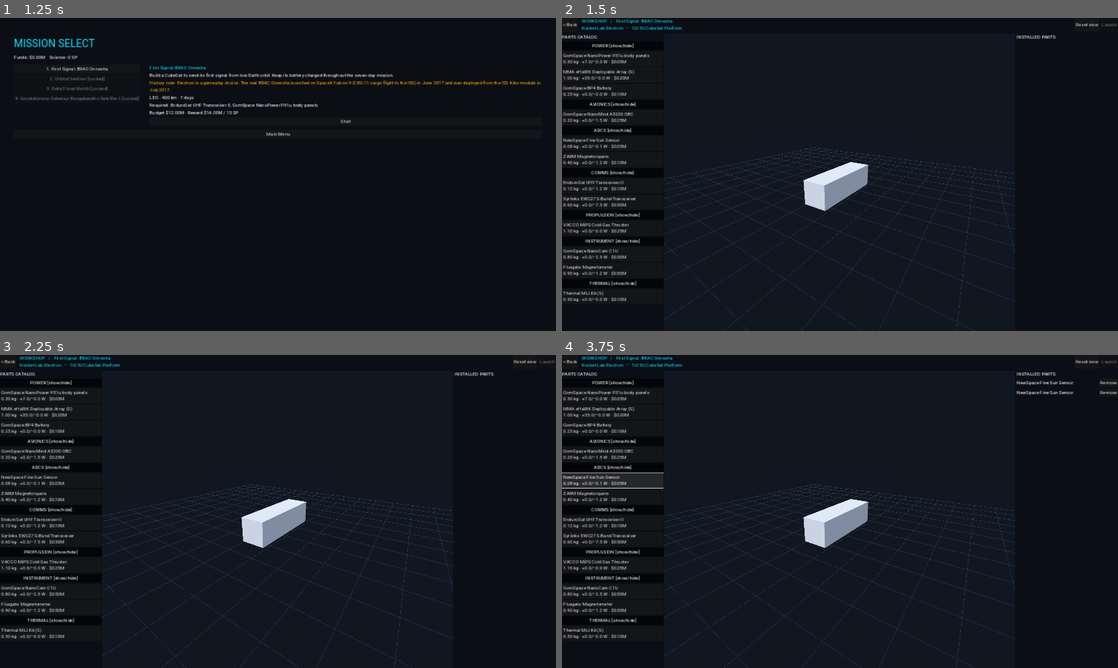
Above: before the commit, frames 1-4 (two rows, left to right).
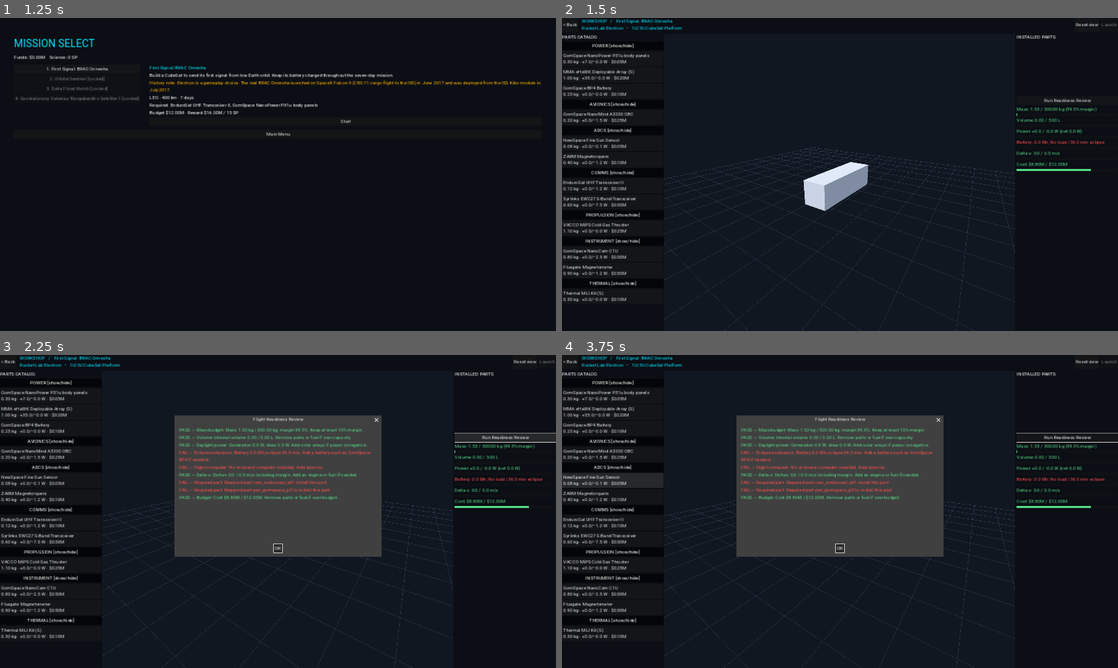
Above: after the commit, the same moments.

Repository: jahinhossain8573/spacebound
Game: Godot game, scene res://scenes/MainMenu.tscn
Two runs of this game, one before a commit and one after it. Both use one fixed random seed, a clock stepped at 60 frames per second and the inputs below.
Inputs (mouse positions are in pixels of both pictures, inside the frame that each line leads up to):
- Up to frame 1 (1.25 s): click "New Campaign" at 0.5 s
- Up to frame 2 (1.5 s): click "Start" at 1.25 s
- Up to frame 3 (2.25 s): click (505, 436) at 2 s, where only the run after the commit has a clickable "Run Readiness Review"
- Up to frame 4 (3.75 s): click "NewSpace Fine Sun Sensor 0.08…" at 2.75 s; click "NewSpace Fine Sun Sensor 0.08…" at 3.5 s

Frame 1 is identical in both runs. In frame 2, 0.7% of the frame differs, in the area x 81-98%, y 25-49%; in frame 3, 18%, in the area x 31-100%, y 19-65%; in frame 4, 18%.

Commit message:
Add workshop telemetry and readiness review

Diff:
--- /dev/null
+++ b/scenes/ui/ReadinessReport.tscn
@@ -0,0 +1,13 @@
+[gd_scene format=3]
+
+[node name="ReadinessReport" type="AcceptDialog"]
+title = "Flight Readiness Review"
+size = Vector2i(700, 600)
+
+[node name="Scroll" type="ScrollContainer" parent="."]
+layout_mode = 2
+horizontal_scroll_mode = 0
+
+[node name="Checks" type="VBoxContainer" parent="Scroll"]
+layout_mode = 2
+size_flags_horizontal = 3
--- /dev/null
+++ b/scripts/BuildStats.gd
@@ -0,0 +1,80 @@
+extends RefCounted
+
+func calculate_stats(build: Dictionary, mission: Dictionary) -> Dictionary:
+	var bus: Dictionary = build.get("bus", {})
+	var launcher: Dictionary = build.get("launcher", {})
+	var parts: Array = build.get("installed_components", [])
+	var fuel: float = maxf(0.0, float(build.get("propellant_mass_kg", 0.0)))
+	var dry: float = float(bus.get("dryMassKg", 0.0)) + fuel * FlightSim.TANK_MASS_RATIO
+	var volume := 0.0
+	var generation := 0.0
+	var draw := 0.0
+	var battery := 0.0
+	var cost: float = float(bus.get("costMillions", 0.0)) + float(launcher.get("costMillions", 0.0)) + fuel * FlightSim.PROPELLANT_COST_PER_KG_M
+	var engine: Dictionary = {}
+	for part: Dictionary in parts:
+		dry += float(part.get("massKg", 0.0))
+		cost += float(part.get("costMillions", 0.0))
+		if not part.get("isExternal", false): volume += float(part.get("volumeLiters", 0.0))
+		generation += float(part.get("powerGenWatts", 0.0))
+		draw += float(part.get("powerDrawWatts", 0.0))
+		battery += float(part.get("batteryWh", 0.0))
+		if part.get("thrustNewtons", 0.0) > 0.0: engine = part
+	var density: float = FlightSim.PROPELLANT_DENSITY_KG_L.get(engine.get("propellantType", ""), 0.0)
+	var fuel_valid := fuel <= 0.0 or density > 0.0
+	if fuel > 0.0 and density > 0.0: volume += fuel / density * (1.0 + FlightSim.ULLAGE_MARGIN)
+	var adapter: float = dry * FlightSim.ADAPTER_MASS_RATIO
+	var wet := dry + fuel + adapter
+	var target: String = mission.get("targetOrbit", "")
+	var capacity := 0.0
+	match target:
+		"LEO": capacity = launcher.get("capacityLeoKg", 0.0)
+		"SSO": capacity = launcher.get("capacityLeoKg", 0.0) * 0.7
+		"GEO", "GTO": capacity = launcher.get("capacityGtoKg", 0.0)
+		_: capacity = launcher.get("capacityTliKg", 0.0)
+	var eclipse_minutes := 0.0
+	if target in ["LEO", "SSO", "Lunar Flyby"]:
+		var radius: float = FlightSim.R_EARTH_KM + (250.0 if target == "Lunar Flyby" else float(mission.get("targetAltitudeKm", 0.0)))
+		eclipse_minutes = FlightSim.orbital_period_s(radius) * FlightSim.eclipse_fraction(radius) / 60.0
+	elif target in ["GEO", "GTO"]: eclipse_minutes = 72.0
+	var isp: float = float(engine.get("ispSeconds", 0.0))
+	var delta_v: float = FlightSim.calculate_delta_v(dry, dry + fuel, isp)
+	var required_burn: float = FlightSim.calculate_required_propellant(dry, 2600.0, isp) if isp > 0.0 else INF
+	var landing_mass: float = (dry + fuel) * exp(-2600.0 / (isp * FlightSim.G0)) if isp > 0.0 and fuel >= required_burn else dry
+	var twr: float = float(engine.get("thrustNewtons", 0.0)) / (landing_mass * FlightSim.G_MOON) if landing_mass > 0 else 0.0
+	return {"dry_mass_kg":dry, "wet_mass_kg":wet, "adapter_mass_kg":adapter, "launcher_capacity_kg":capacity, "mass_margin_pct":FlightSim.check_mass_margin(wet, capacity), "internal_volume_liters":volume, "volume_capacity_liters":float(bus.get("internalVolumeLiters", 0.0)), "generation_w":generation, "draw_w":draw, "net_power_w":generation-draw, "battery_wh":battery, "eclipse_minutes":eclipse_minutes, "endurance_minutes":battery / draw * 60.0 if draw > 0 else INF, "delta_v_mps":delta_v, "delta_v_target_mps":float(mission.get("requiredDeltaVMps", 0.0)) * 1.1, "cost_millions":cost, "budget_millions":float(mission.get("budgetCapMillions", 0.0)), "fuel_valid":fuel_valid, "landing_mass_kg":landing_mass, "landing_twr":twr, "landing_burn_possible":isp > 0.0 and fuel >= required_burn, "engine":engine}
+
+func run_readiness_review(build: Dictionary, mission: Dictionary) -> Array[Dictionary]:
+	var s := calculate_stats(build, mission)
+	var parts: Array = build.get("installed_components", [])
+	var checks: Array[Dictionary] = []
+	var ids: Array = []
+	var computer := false
+	var hardened := false
+	for part: Dictionary in parts:
+		ids.append(part.get("id", ""))
+		if part.get("subsystem", "") == "avionics":
+			computer = true
+			hardened = hardened or part.get("radiationHardened", false)
+	_add(checks, "Mass budget", "FAIL" if s.launcher_capacity_kg <= 0 or s.mass_margin_pct < 10 else ("ADVISORY" if s.mass_margin_pct < 20 else "PASS"), "Mass %.2f kg / %.2f kg; margin %.1f%%. Keep at least 10%% margin." % [s.wet_mass_kg, s.launcher_capacity_kg, s.mass_margin_pct])
+	_add(checks, "Volume", "PASS" if s.fuel_valid and s.internal_volume_liters <= s.volume_capacity_liters else "FAIL", "Internal volume %.2f / %.2f L. Remove parts or fuel if over capacity." % [s.internal_volume_liters, s.volume_capacity_liters])
+	_add(checks, "Daylight power", "PASS" if s.generation_w >= s.draw_w else "FAIL", "Generation %.1f W, draw %.1f W. Add solar arrays if power is negative." % [s.generation_w, s.draw_w])
+	var battery_required: bool = "battery" in mission.get("requiredCapabilities", [])
+	var battery_fail: bool = (battery_required and s.battery_wh <= 0) or (s.draw_w > 0 and s.eclipse_minutes > 0 and s.endurance_minutes <= s.eclipse_minutes)
+	var battery_advisory: bool = not battery_fail and s.draw_w > 0 and s.eclipse_minutes > 0 and s.endurance_minutes < 1.5 * s.eclipse_minutes
+	_add(checks, "Eclipse endurance", "FAIL" if battery_fail else ("ADVISORY" if battery_advisory else "PASS"), "Battery %.1f Wh; eclipse %.1f min. Add a battery such as GomSpace BP4 if needed." % [s.battery_wh, s.eclipse_minutes])
+	_add(checks, "Flight computer", "PASS" if computer else "FAIL", "On-board computer installed." if computer else "No on-board computer installed. Add avionics.")
+	if mission.get("targetOrbit", "") in ["GEO", "GTO", "Lunar Flyby", "Lunar Surface"] or "radiationHardened" in mission.get("requiredCapabilities", []):
+		_add(checks, "Radiation", "PASS" if hardened else "FAIL", "Radiation-hardened avionics installed." if hardened else "Install radiation-hardened avionics such as the BAE RAD750.")
+	var dv_fail: bool = s.delta_v_target_mps > 0.0 and (s.engine.is_empty() or s.delta_v_mps < s.delta_v_target_mps)
+	var dv_advisory: bool = not dv_fail and mission.get("requiredDeltaVMps", 0.0) > 0 and s.delta_v_mps > float(mission.requiredDeltaVMps) * 1.5
+	_add(checks, "Delta-v", "FAIL" if dv_fail else ("ADVISORY" if dv_advisory else "PASS"), "Delta-v %.1f / %.1f m/s including margin. Add an engine or fuel if needed." % [s.delta_v_mps, s.delta_v_target_mps])
+	for id in mission.get("requiredPartIds", []):
+		_add(checks, "Required part", "PASS" if id in ids else "FAIL", "Required part %s: %s" % [id, "installed" if id in ids else "install this part"])
+	_add(checks, "Budget", "PASS" if s.cost_millions <= s.budget_millions else "FAIL", "Cost $%.2fM / $%.2fM. Remove parts or fuel if over budget." % [s.cost_millions, s.budget_millions])
+	if int(mission.get("missionNumber", 0)) == 7:
+		_add(checks, "Lunar landing", "PASS" if s.landing_burn_possible and s.landing_twr >= 1.3 else "FAIL", "Landing TWR %.2f; requires 1.30 and fuel for the 2,600 m/s approach." % s.landing_twr)
+	return checks
+
+func _add(checks: Array[Dictionary], name: String, status: String, message: String) -> void:
+	checks.append({"check": name, "status": status, "message": message})
--- a/scripts/Workshop.gd
+++ b/scripts/Workshop.gd
@@ -25,6 +25,12 @@
 var _distance := 5.0
 var _dragging := false
 var _dimensions := Vector3.ONE
+var _stats_helper = preload("res://scripts/BuildStats.gd").new()
+var _telemetry: VBoxContainer
+var _launch: Button
+var _notice: Label
+var stats: Dictionary = {}
+var review: Array[Dictionary] = []
 
 func _ready() -> void:
 	mission = GameManager.current_mission if not GameManager.current_mission.is_empty() else GlobalData.get_mission(1)
@@ -37,6 +43,8 @@
 	_make_world()
 	_refresh_parts()
 	_refresh_build()
+	build_changed.connect(_update_readiness)
+	_update_readiness()
 	GameManager.campaign_changed.connect(_refresh_parts)
 
 func _make_ui() -> void:
@@ -59,11 +67,11 @@
 	reset.text = "Reset view"
 	reset.pressed.connect(_reset_camera)
 	header.add_child(reset)
-	var launch := Button.new()
-	launch.text = "Launch"
-	launch.disabled = true
-	launch.tooltip_text = "Flight readiness review is coming soon."
-	header.add_child(launch)
+	_launch = Button.new()
+	_launch.text = "Launch"
+	_launch.disabled = true
+	_launch.pressed.connect(_launch_build)
+	header.add_child(_launch)
 	var columns := HBoxContainer.new()
 	columns.size_flags_vertical = Control.SIZE_EXPAND_FILL
 	outer.add_child(columns)
@@ -92,14 +100,18 @@
 	viewport.own_world_3d = true
 	viewport.render_target_update_mode = SubViewport.UPDATE_ALWAYS
 	_viewport_container.add_child(viewport)
+	var right_scroll := ScrollContainer.new()
+	right_scroll.custom_minimum_size.x = 350
+	right_scroll.horizontal_scroll_mode = ScrollContainer.SCROLL_MODE_DISABLED
+	columns.add_child(right_scroll)
 	var right := VBoxContainer.new()
-	right.custom_minimum_size.x = 350
-	columns.add_child(right)
+	right.size_flags_horizontal = Control.SIZE_EXPAND_FILL
+	right_scroll.add_child(right)
 	var installed_label := Label.new()
 	installed_label.text = "INSTALLED PARTS"
 	right.add_child(installed_label)
 	var installed_scroll := ScrollContainer.new()
-	installed_scroll.size_flags_vertical = Control.SIZE_EXPAND_FILL
+	installed_scroll.custom_minimum_size.y = 160
 	installed_scroll.horizontal_scroll_mode = ScrollContainer.SCROLL_MODE_DISABLED
 	right.add_child(installed_scroll)
 	_installed_container = VBoxContainer.new()
@@ -129,6 +141,15 @@
 	_message.autowrap_mode = TextServer.AUTOWRAP_WORD_SMART
 	_message.add_theme_color_override("font_color", Color("ffb300"))
 	_fuel_box.add_child(_message)
+	_notice = Label.new()
+	_notice.autowrap_mode = TextServer.AUTOWRAP_WORD_SMART
+	right.add_child(_notice)
+	var review_button := Button.new()
+	review_button.text = "Run Readiness Review"
+	review_button.pressed.connect(_show_review)
+	right.add_child(review_button)
+	_telemetry = VBoxContainer.new()
+	right.add_child(_telemetry)
 
 func _make_world() -> void:
 	var viewport: SubViewport = _viewport_container.get_child(0)
@@ -397,3 +418,74 @@
 func _back() -> void:
 	var path := "res://scenes/MissionSelect.tscn"
 	get_tree().change_scene_to_file(path if ResourceLoader.exists(path) else "res://scenes/MainMenu.tscn")
+
+func _build_data() -> Dictionary:
+	return {"launcher": launcher, "bus": bus, "installed_components": installed_components, "propellant_mass_kg": propellant_mass_kg}
+
+func _update_readiness() -> void:
+	var build := _build_data()
+	stats = _stats_helper.calculate_stats(build, mission)
+	review = _stats_helper.run_readiness_review(build, mission)
+	_launch.disabled = _has_failures()
+	_notice.text = ""
+	for child in _telemetry.get_children():
+		child.queue_free()
+	var endurance := "No load" if is_inf(stats.endurance_minutes) else "%.1f min" % stats.endurance_minutes
+	_add_telemetry("Mass", "%.2f / %.2f kg (%.1f%% margin)" % [stats.wet_mass_kg, stats.launcher_capacity_kg, stats.mass_margin_pct], stats.wet_mass_kg, stats.launcher_capacity_kg * 0.9, "Mass budget")
+	_add_telemetry("Volume", "%.2f / %.2f L" % [stats.internal_volume_liters, stats.volume_capacity_liters], stats.internal_volume_liters, stats.volume_capacity_liters, "Volume")
+	_add_telemetry("Power", "+%.1f / -%.1f W (net %.1f W)" % [stats.generation_w, stats.draw_w, stats.net_power_w], stats.draw_w, stats.generation_w, "Daylight power")
+	_add_telemetry("Battery", "%.1f Wh; %s / %.1f min eclipse" % [stats.battery_wh, endurance, stats.eclipse_minutes], stats.eclipse_minutes, stats.endurance_minutes, "Eclipse endurance")
+	_add_telemetry("Delta-v", "%.1f / %.1f m/s" % [stats.delta_v_mps, stats.delta_v_target_mps], stats.delta_v_target_mps, stats.delta_v_mps, "Delta-v")
+	_add_telemetry("Cost", "$%.2fM / $%.2fM" % [stats.cost_millions, stats.budget_millions], stats.cost_millions, stats.budget_millions, "Budget")
+
+func _add_telemetry(title: String, text: String, used: float, limit: float, check_name: String) -> void:
+	var status := "PASS"
+	for item in review:
+		if item.check == check_name: status = item.status
+	var color := Color("ff4d4d") if status == "FAIL" else (Color("ffb300") if status == "ADVISORY" or (is_finite(limit) and limit > 0.0 and used >= limit * 0.9) else Color("55d785"))
+	var label := Label.new()
+	label.text = title + ": " + text
+	label.autowrap_mode = TextServer.AUTOWRAP_WORD_SMART
+	label.add_theme_color_override("font_color", color)
+	_telemetry.add_child(label)
+	var bar := ProgressBar.new()
+	bar.max_value = 100
+	bar.value = clampf(used / limit * 100.0, 0.0, 100.0) if is_finite(limit) and limit > 0 else 0.0
+	bar.show_percentage = false
+	bar.custom_minimum_size.y = 8
+	var fill := StyleBoxFlat.new()
+	fill.bg_color = color
+	bar.add_theme_stylebox_override("fill", fill)
+	_telemetry.add_child(bar)
+
+func _has_failures() -> bool:
+	for item in review:
+		if item.status == "FAIL": return true
+	return false
+
+func _show_review() -> void:
+	var dialog: AcceptDialog = load("res://scenes/ui/ReadinessReport.tscn").instantiate()
+	add_child(dialog)
+	var container: VBoxContainer = dialog.get_node("Scroll/Checks")
+	for item in review:
+		var label := Label.new()
+		label.text = "%s — %s: %s" % [item.status, item.check, item.message]
+		label.autowrap_mode = TextServer.AUTOWRAP_WORD_SMART
+		label.custom_minimum_size.x = 600
+		label.add_theme_color_override("font_color", Color("ff4d4d") if item.status == "FAIL" else (Color("ffb300") if item.status == "ADVISORY" else Color("55d785")))
+		container.add_child(label)
+	dialog.close_requested.connect(dialog.queue_free)
+	dialog.confirmed.connect(dialog.queue_free)
+	dialog.popup_centered(Vector2i(700, 600))
+
+func _launch_build() -> void:
+	_update_readiness()
+	if _has_failures(): return
+	var build := _build_data().duplicate(true)
+	build["stats"] = stats.duplicate(true)
+	GameManager.current_build = build
+	if ResourceLoader.exists("res://scenes/Launch.tscn"):
+		GameManager.state = GameManager.State.LAUNCH
+		get_tree().change_scene_to_file("res://scenes/Launch.tscn")
+	else:
+		_notice.text = "Build ready. Launch sequence coming soon."
--- a/scripts/autoload/GameManager.gd
+++ b/scripts/autoload/GameManager.gd
@@ -11,6 +11,7 @@
 var owned_tech_nodes: Array[String] = []
 var completed_missions: Array[int] = []
 var current_mission: Dictionary = {}
+var current_build: Dictionary = {}
 var unlocked_tier: int = 0
 var last_result: Dictionary = {}
 var last_receipt: Dictionary = {}
@@ -33,6 +34,7 @@
 	owned_tech_nodes.clear()
 	completed_missions.clear()
 	current_mission = {}
+	current_build = {}
 	last_result = {}
 	last_receipt = {}
 	attempt_id = ""
@@ -96,6 +98,7 @@
 		completed_missions.append(int(item))
 	last_receipt = data.last_receipt
 	current_mission = {}
+	current_build = {}
 	last_result = {}
 	attempt_id = ""
 	attempt_is_replay = false
@@ -116,6 +119,7 @@
 	if not is_mission_unlocked(number):
 		return false
 	current_mission = GlobalData.get_mission(number)
+	current_build = {}
 	attempt_id = Crypto.new().generate_random_bytes(16).hex_encode()
 	attempt_is_replay = number in completed_missions
 	last_result = {}
--- /dev/null
+++ b/tests/test_readiness.gd
@@ -0,0 +1,86 @@
+extends SceneTree
+
+var failures := 0
+var helper
+var data
+var sim
+
+func _initialize() -> void:
+	call_deferred("run_tests")
+
+func check(ok: bool, message: String) -> void:
+	print(("PASS: " if ok else "FAIL: ") + message)
+	if not ok: failures += 1
+
+func has_status(checks: Array, name: String, status: String) -> bool:
+	for row in checks:
+		if row.check == name and row.status == status: return true
+	return false
+
+func run_tests() -> void:
+	data = root.get_node("GlobalData")
+	sim = root.get_node("FlightSim")
+	helper = load("res://scripts/BuildStats.gd").new()
+	var mission: Dictionary = data.get_mission(1)
+	var build := {"launcher":data.get_launcher(mission.requiredLauncher), "bus":data.get_bus(mission.requiredBus), "installed_components":[data.get_part("com_endurosat_uhf"),data.get_part("pwr_gomspace_p31u")], "propellant_mass_kg":0.0}
+	var checks: Array = helper.run_readiness_review(build, mission)
+	check(has_status(checks, "Eclipse endurance", "FAIL") and has_status(checks, "Flight computer", "FAIL"), "mission 1 incomplete")
+	build.installed_components.append(data.get_part("av_gomspace_a3200"))
+	build.installed_components.append(data.get_part("pwr_gomspace_bp4"))
+	checks = helper.run_readiness_review(build, mission)
+	var fail := false
+	for row in checks: fail = fail or row.status == "FAIL"
+	check(not fail, "mission 1 reference passes")
+	var s: Dictionary = helper.calculate_stats(build, mission)
+	check(is_equal_approx(s.dry_mass_kg, 2.37) and is_equal_approx(s.adapter_mass_kg, 2.37 * 0.02), "dry mass and adapter")
+	check(is_equal_approx(s.internal_volume_liters, 0.4), "external volume ignored")
+	build.installed_components.append(data.get_part("pwr_gomspace_bp4"))
+	check(is_equal_approx(helper.calculate_stats(build, mission).battery_wh, 140.0), "duplicate battery counted")
+	var workshop = load("res://scenes/Workshop.tscn").instantiate()
+	root.add_child(workshop)
+	check(workshop._launch.disabled, "launch initially blocked")
+	for id in ["com_endurosat_uhf", "pwr_gomspace_p31u", "av_gomspace_a3200", "pwr_gomspace_bp4"]: workshop.add_part(id)
+	check(not workshop._launch.disabled and workshop.stats.battery_wh == 70, "telemetry and launch update")
+	workshop._show_review()
+	check(workshop.has_node("ReadinessReport/Scroll/Checks"), "review modal created")
+	workshop._launch_build()
+	var manager := root.get_node("GameManager")
+	check(manager.current_build.installed_components.size() == 4, "launch stores build")
+	workshop.remove_part(0)
+	check(workshop._launch.disabled and manager.current_build.installed_components.size() == 4, "edit invalidates and snapshot stays independent")
+	workshop.queue_free()
+	await process_frame
+	var m4: Dictionary = data.get_mission(4)
+	var geo := {"launcher":data.get_launcher(m4.requiredLauncher), "bus":data.get_bus(m4.requiredBus), "installed_components":[data.get_part("av_gomspace_a3200")], "propellant_mass_kg":0.0}
+	check(helper.calculate_stats(geo,m4).launcher_capacity_kg == 5500, "GEO uses GTO capacity")
+	check(has_status(helper.run_readiness_review(geo,m4), "Radiation", "FAIL"), "radiation fails")
+	var boundary_build: Dictionary = empty_build_for_boundary(data, mission)
+	var boundary_checks: Array = helper.run_readiness_review(boundary_build, mission)
+	check(has_status(boundary_checks, "Mass budget", "ADVISORY"), "10 percent mass margin is advisory")
+	boundary_build.bus.dryMassKg = 90.1 / 1.02
+	check(has_status(helper.run_readiness_review(boundary_build, mission), "Mass budget", "FAIL"), "under 10 percent mass margin fails")
+	var empty := {"launcher":build.launcher, "bus":build.bus, "installed_components":[], "propellant_mass_kg":0.0}
+	check(is_inf(helper.calculate_stats(empty,mission).endurance_minutes), "zero load endurance")
+	check(has_status(helper.run_readiness_review(empty,mission), "Eclipse endurance", "FAIL"), "battery required at zero load")
+	var fuel_build := {"launcher":data.get_launcher(m4.requiredLauncher), "bus":data.get_bus(m4.requiredBus), "installed_components":[data.get_part("prop_aerojet_r4d15")], "propellant_mass_kg":120.0}
+	s = helper.calculate_stats(fuel_build,m4)
+	check(is_equal_approx(s.internal_volume_liters, 110.0) and is_equal_approx(s.dry_mass_kg, 374.6), "fuel density, ullage and tank mass")
+	var m7: Dictionary = data.get_mission(7)
+	fuel_build.launcher = data.get_launcher(m7.requiredLauncher)
+	fuel_build.bus = data.get_bus(m7.requiredBus)
+	fuel_build.installed_components = [data.get_part("prop_lpsc_throttleable")]
+	fuel_build.propellant_mass_kg = 800.0
+	s = helper.calculate_stats(fuel_build,m7)
+	var expected: float = (s.dry_mass_kg + 800.0) * exp(-2600.0 / (312.0 * sim.G0))
+	check(absf(s.landing_mass_kg - expected) < 0.001 and absf(s.landing_twr - 2400.0 / (expected * sim.G_MOON)) < 0.001, "lunar burn landing mass and TWR")
+	fuel_build.propellant_mass_kg = 1.0
+	check(has_status(helper.run_readiness_review(fuel_build,m7), "Lunar landing", "FAIL"), "insufficient lunar burn fuel fails")
+	print("Readiness failures: ", failures)
+	quit(1 if failures else 0)
+
+func empty_build_for_boundary(source: Node, mission: Dictionary) -> Dictionary:
+	var small_bus: Dictionary = source.get_bus(mission.requiredBus).duplicate(true)
+	small_bus.dryMassKg = 90.0 / 1.02
+	var vehicle: Dictionary = source.get_launcher(mission.requiredLauncher).duplicate(true)
+	vehicle.capacityLeoKg = 100.0
+	return {"launcher": vehicle, "bus": small_bus, "installed_components": [], "propellant_mass_kg": 0.0}
